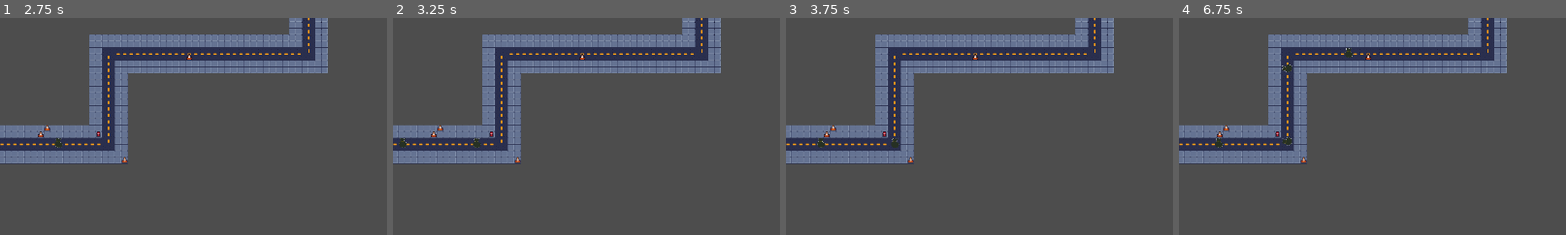
Above: before the commit, frames 1-4 (left to right).
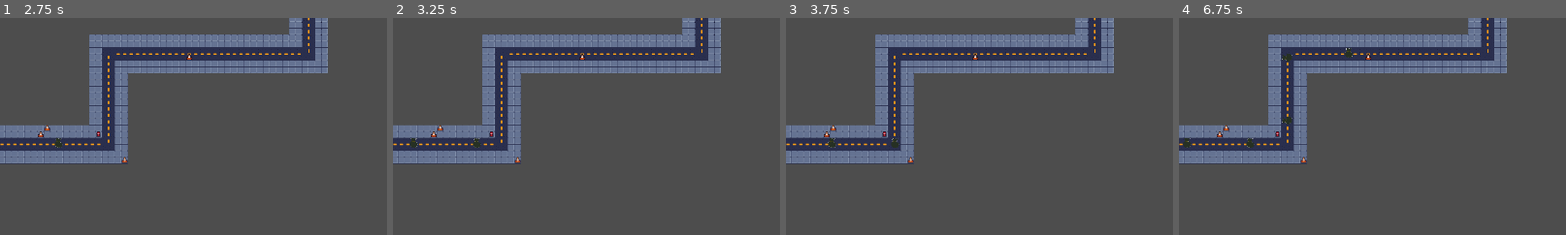
Above: after the commit, the same moments.

Repository: double0can/Raccoon-Rampage-TD
Game: Godot game, scene res://Scenes/Main Menu/main_menu.tscn
The game is run twice, just before and just after one commit, with the same random seed, the same clock (stepped at 60 frames per second) and the same inputs.
Inputs (mouse positions are % of the whole screen's width and height, from its top left):
- Up to frame 1 (2.75 s): click "PLAY" at 0.5 s; click "BACK ROADS" at 1.25 s; click "shop" at 2 s
- Up to frame 2 (3.25 s): click "shop" at 2.75 s
- Up to frame 3 (3.75 s): click "shop" at 3.5 s
- Up to frame 4 (6.75 s): drag from (94, 26) to (14, 74) at 4.27 s; drag from (30, 55) to (14, 65) at 5.02 s; move the mouse to (60, 28) at 5.77 s; click (60, 28) at 5.92 s; drag from (45, 70) to (14, 65) at 6.52 s
The pictures show only the part of the screen within x 0-50%, y 50-100%; the shares and areas given below are measured in that part.

Frame 1 is identical in both runs. In frame 2, 0.1% of the frame differs, in the area x 1-7%, y 55-60%; in frame 3, 0.1%; in frame 4, 0.5%, in the area x 1-30%, y 16-60%.

Commit message:
Added collisions between towers so you can't stack them
also changed firerate and enemy spawn speed to slightly improve the balance

Diff:
--- a/Scenes/HUD/towerShopButton.gd
+++ b/Scenes/HUD/towerShopButton.gd
@@ -59,6 +59,9 @@
 		if area.is_in_group("path"):
 			return true # if touching path
 
+		if area.is_in_group("tower"):
+			return true #if touching another tower
+
 	return false #if safe to place
 
 func drop_tower() -> void:
@@ -72,7 +75,7 @@
 	else:
 		#Spend the money
 		if GameManager.spendMoney(towerPrice):
-			# urn fully transparaent and turn script & timer back on
+			#turn fully transparaent and turn script & timer back on
 			ghost_tower.modulate = Color(1, 1, 1, 1)
 			ghost_tower.set_process(true)
 			ghost_tower.get_node("FireRate").start()
--- a/Scenes/Map/WaveManager.gd
+++ b/Scenes/Map/WaveManager.gd
@@ -27,7 +27,7 @@
 
 	#increments difficulty
 	enemiesToSpawn = 20 + (currentWaveIndex * 15)
-	var spawnSpeed = max(0.2, 1.5 - (currentWaveIndex * 0.05))
+	var spawnSpeed = max(0.2, 1.5 - (currentWaveIndex * 0.25))
 
 	spawnTimer.wait_time = spawnSpeed
 
--- a/Scenes/Towers/default_tower.gd
+++ b/Scenes/Towers/default_tower.gd
@@ -31,7 +31,7 @@
 	if currentTarget != null:
 		if not is_instance_valid(currentTarget):
 			currentTarget = null
-			#cleanarray if the enemy died while in range
+			#clean array if the enemy died while in range
 			inRange = inRange.filter(func(e): return is_instance_valid(e))
 
 	#pick the first enemy in range if none is already targeted
--- a/Scenes/Towers/default_tower.tscn
+++ b/Scenes/Towers/default_tower.tscn
@@ -35,10 +35,10 @@
 shape = SubResource("CircleShape2D_1is5w")
 
 [node name="FireRate" type="Timer" parent="."]
-wait_time = 0.87
+wait_time = 1.15
 autostart = true
 
-[node name="placementHitbox" type="Area2D" parent="."]
+[node name="placementHitbox" type="Area2D" parent="." groups=["tower"]]
 
 [node name="CollisionShape2D" type="CollisionShape2D" parent="placementHitbox"]
 position = Vector2(0, 45)
